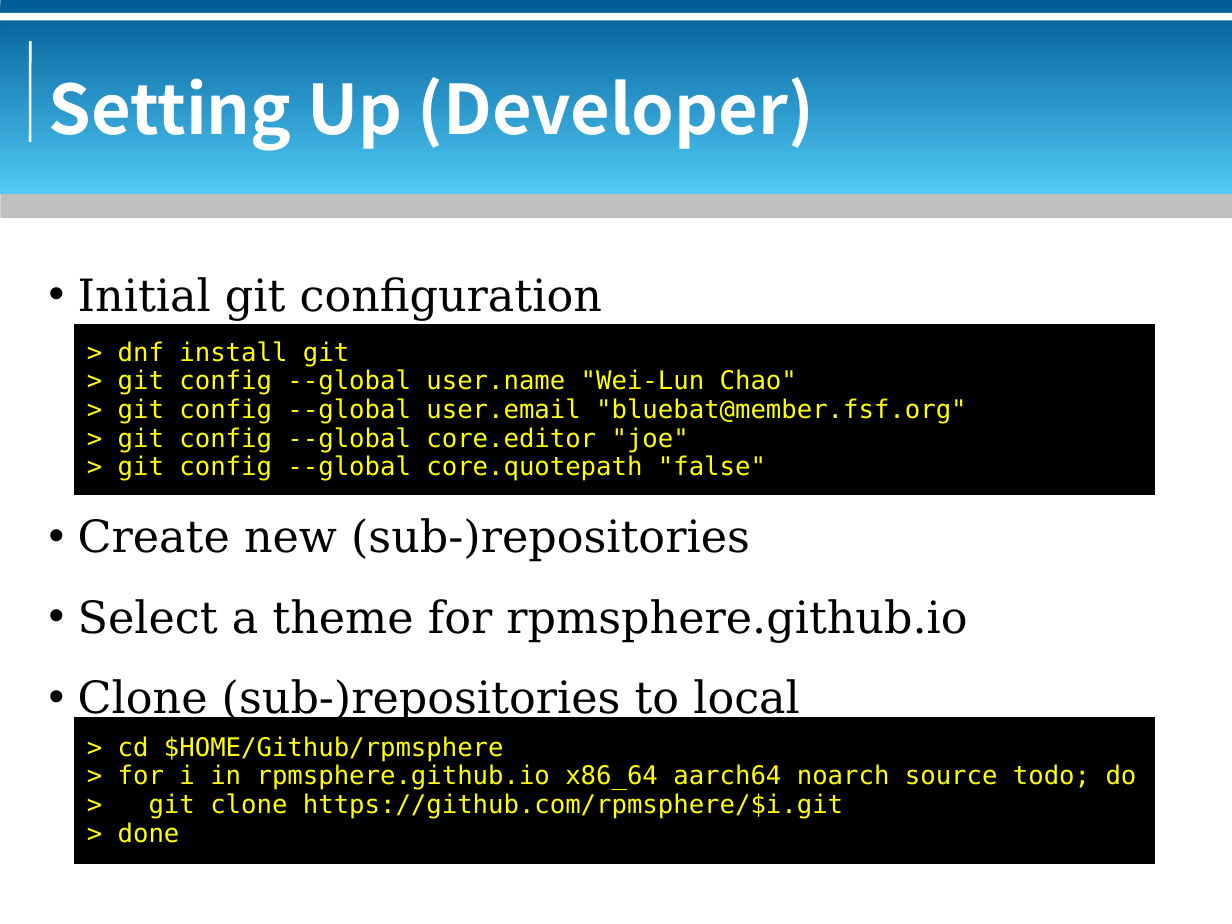
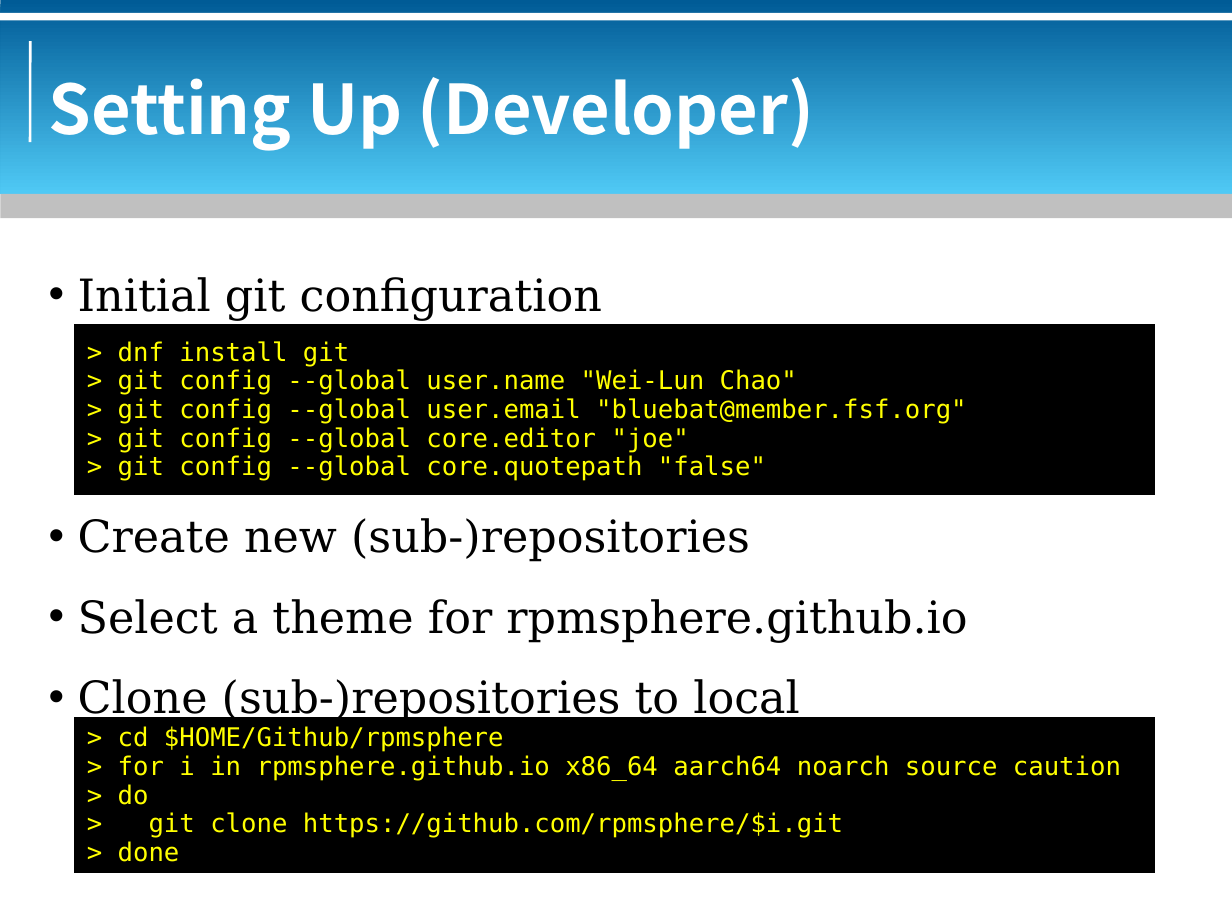
Before and after one commit to bluebat/.presentations, a slide deck: slide 4 of rpmsphere-repository.odp. Drawn at 1232x924 pixels with LibreOffice and Linux fonts; fonts in the diff are those of the drawing; background and template pictures are left out. Boxes give left, top, right and bottom in pixels: in the first picture for what was removed or moved away, otherwise in the second. Text is boxed around its words. In the diff, an @@ line names an element or a change of style, - is before the commit and + after.

```diff
--- a/rpmsphere-repository.odp
+++ b/rpmsphere-repository.odp
@@ rectangle "> cd $HOME/Github/rpmsphere": place and size @@
-rectangle "> cd $HOME/Github/rpmsphere" at (75, 718, 1154, 864)
+rectangle "> cd $HOME/Github/rpmsphere" at (75, 718, 1154, 873)
@@ text in rectangle at (118, 755, 1121, 805): text changed @@
-> for i in rpmsphere.github.io x86_64 aarch64 noarch source todo; do
+> for i in rpmsphere.github.io x86_64 aarch64 noarch source caution
+> do
```
Also in this commit, not shown: 3 other slides changed, 1 other file.
